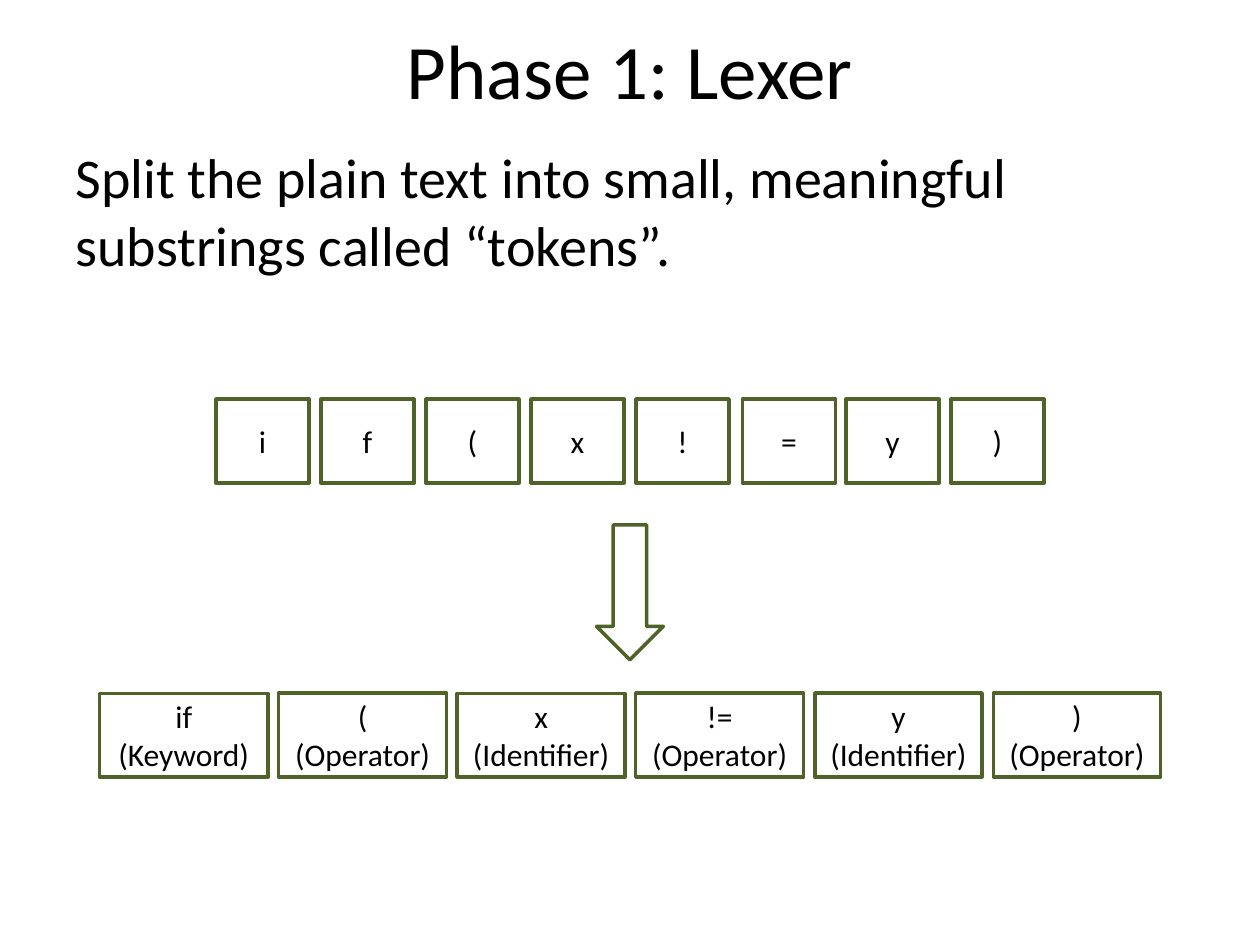
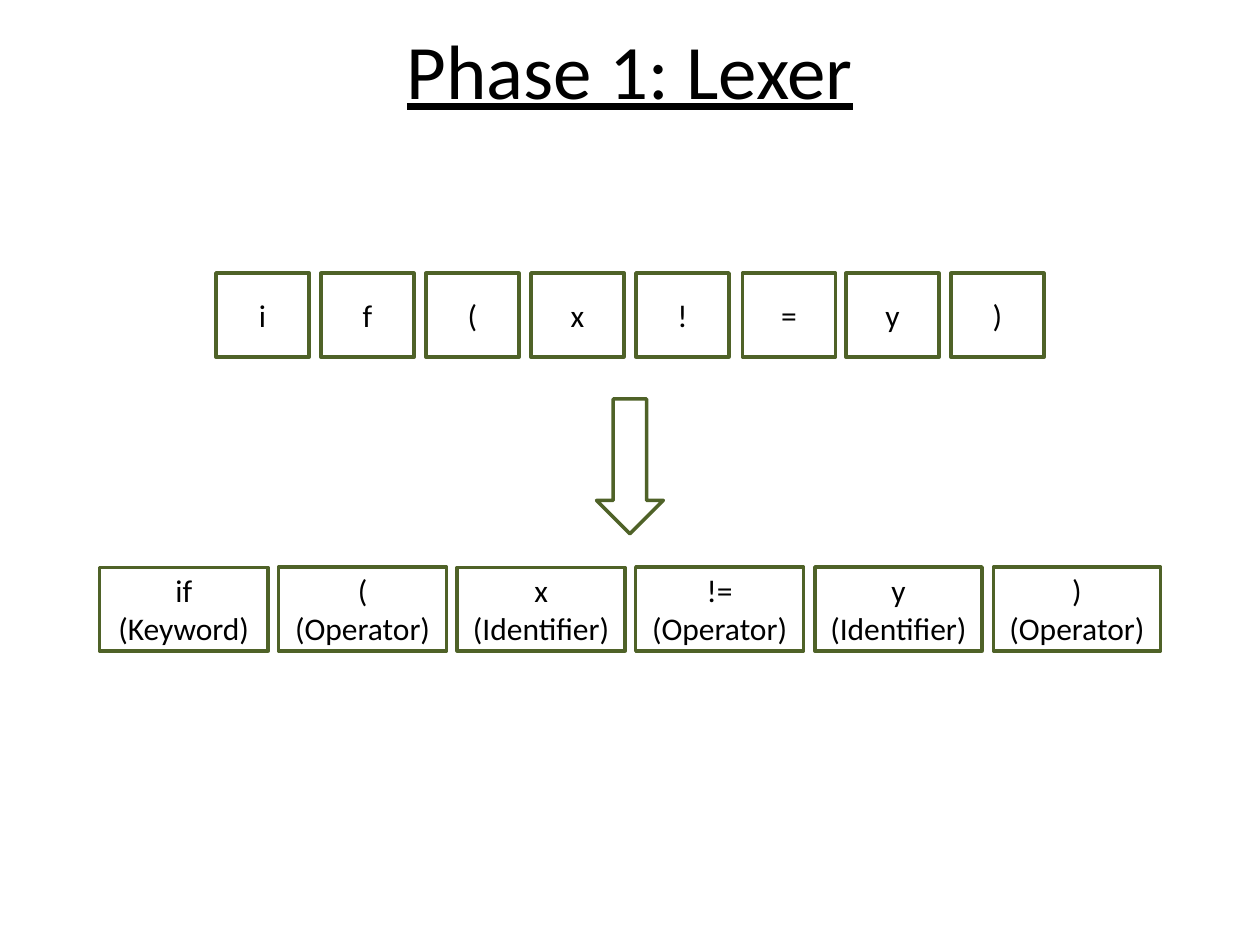
Before and after one commit to plioi/presentations, a slide deck: slide 7 of BuildingALanguage/BuildingALanguage.pptx (slide 6 before the commit). Drawn at 1260x945 pixels with LibreOffice and Linux fonts; fonts in the diff are those of the drawing. Boxes give left, top, right and bottom in pixels: in the first picture for what was removed or moved away, otherwise in the second. Text is boxed around its words. In the diff, an @@ line names an element or a change of style, - is before the commit and + after.

```diff
--- a/BuildingALanguage/BuildingALanguage.pptx
+++ b/BuildingALanguage/BuildingALanguage.pptx
@@ title "Phase 1: Lexer" at (407, 45, 853, 110): underline on @@
@@ text removed at (76, 159, 1006, 276) @@
-Split the plain text into small, meaningful substrings called “tokens”.
@@ 14 rectangles, 1 down arrow: place and size @@
-14 rectangles, 1 down arrow at (100, 399, 1160, 777)
+14 rectangles, 1 down arrow at (100, 273, 1160, 651)
```
Also in this commit, not shown: 10 other slides changed, 2 slides added, 1 slide removed.
